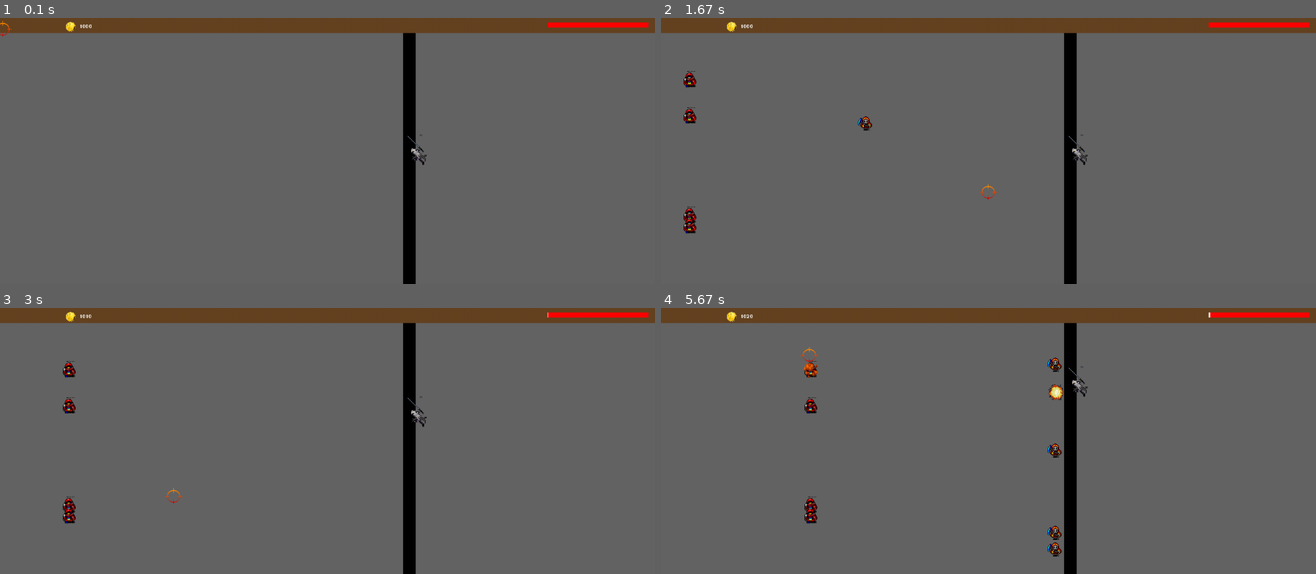
Above: before the commit, frames 1-4 (two rows, left to right).
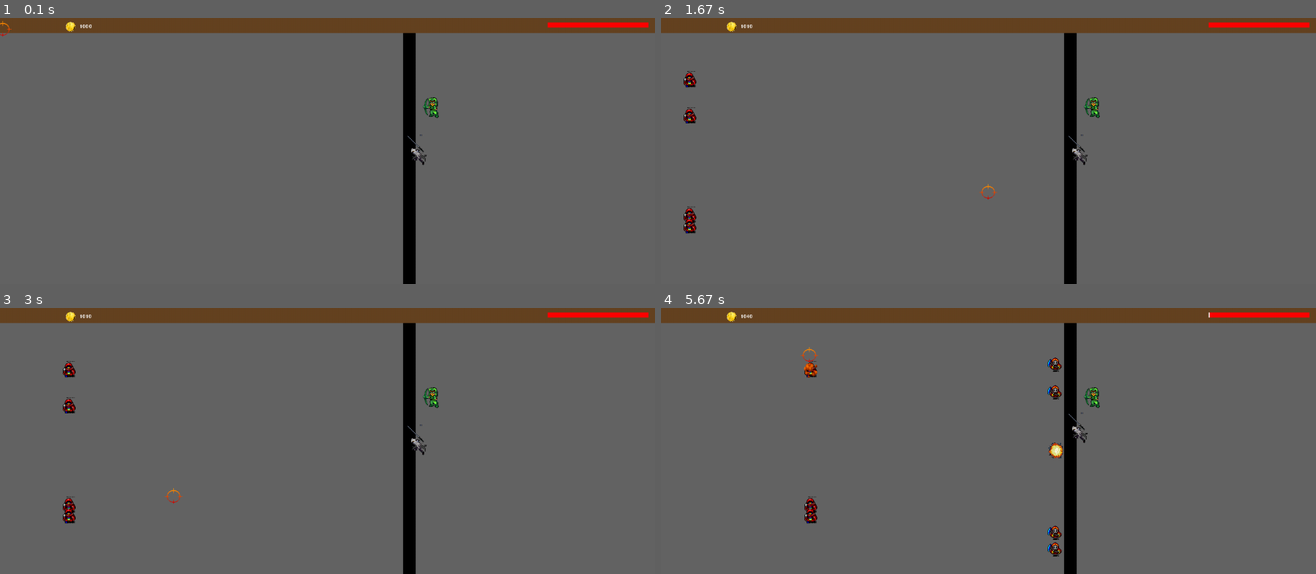
Above: after the commit, the same moments.

Repository: VictorCazin/victor-shooter
Game: pygame game, started from main.py
Two runs of this game, one before a commit and one after it. Both use one fixed random seed, a clock stepped at 60 frames per second and the inputs below. The source is Python 2; it was converted automatically to run under Python 3.
Inputs (mouse positions are in pixels of both pictures, inside the frame that each line leads up to):
- Up to frame 1 (0.1 s): no input
- Up to frame 2 (1.67 s): click (988, 151) at 0.38 s; click (785, 212) at 0.72 s; click (1001, 60) at 1.05 s; click (988, 182) at 1.38 s
- Up to frame 3 (3 s): click (222, 353) at 1.72 s; click (530, 435) at 2.05 s; click (556, 491) at 2.38 s; click (170, 486) at 2.72 s
- Up to frame 4 (5.67 s): click (890, 518) at 3.05 s; click (1126, 406) at 3.38 s; click (1217, 438) at 3.72 s; click (1106, 531) at 4.05 s; click (857, 483) at 4.38 s; click (772, 385) at 4.75 s; click (824, 414) at 5.22 s; click (811, 345) at 5.55 s

The runs differ from the first frame. In frame 1, 0.1% of the frame differs, in the area x 64-67%, y 29-38%; in frame 2, 0.2%; in frame 3, 0.3%; in frame 4, 0.6%, in the area x 13-84%, y 1-57%.

Commit message:
Ajout d'un gunman

Diff:
--- a/allies.py
+++ b/allies.py
@@ -103,9 +103,9 @@
        Create a swordman
     """
     def __init__(self, unit_group):
-        self.image, self.rect = load_image('swordman.bmp', colorkey=-1)
+        self.image, self.rect = load_image('gunman.bmp', colorkey=-1)
         Ally.__init__(self)
-        self.rect.midleft = BARRIERE, int((HEIGHT_MENU + HEIGHT)/2)
+        self.rect.midleft = BARRIERE + 40, int((HEIGHT_MENU + HEIGHT)/3)
 
         self.units = unit_group
         self.health  = 30
@@ -113,14 +113,16 @@
         self.damage  = 10
 
         self.has_target = 0
-        self.can_attack = 0
         self.attaque = 0
         self.cadence = 2 * FRAME_RATE
         self.time_before_next_hit =  1
 
     def update(self):
         if self.has_target:
-            self._aim()
+            if self.attaque:
+                self.attaque = 0
+            else:
+                self._aim()
         else:
             self.find_new_target()
 
@@ -128,7 +130,7 @@
 
     def _aim(self):
         """
-            called when the gunman has a target and get ready to shoot
+            called when the gunman has a target and gets ready to shoot
         """
         self.time_before_next_hit -=1
         if self.time_before_next_hit == 0:
@@ -138,13 +140,7 @@
 
 
     def find_new_target(self):
-        self.can_attack = 0
         self.has_target = 0
-        distance = 2*HEIGHT
         for unit in self.units:
-                    if unit.attaque: # On suppose pour l'instant que toutes les unites sont a la barriere lorsqu'elles attaquent
-                        new_distance = abs(unit.rect.centery - self.rect.centery)
-                        if new_distance < distance:
-                            distance = new_distance
-                            self.target = unit
-                            self.has_target = 1
+            self.target = unit
+            self.has_target = 1
--- a/main.py
+++ b/main.py
@@ -83,6 +83,9 @@
 
         self.swordman = Swordman(self.units)
         self.allies.add(self.swordman)
+
+        self.gunman = Gunman(self.units)
+        self.allies.add(self.gunman)
 
         #********************
         # Barre de vie
@@ -172,7 +175,7 @@
             for ally in self.allies:
                 if ally.has_target and ally.target.dead: # Verifie que la target est encore en vie
                     ally.find_new_target()
-                if ally.attaque:
+                elif ally.attaque:
                     self.unit_attacked(ally.target, ally.damage)
                     #ally.attaque = 0
                     if ally.target.dead:
Binary file added: data/gunman.bmp
